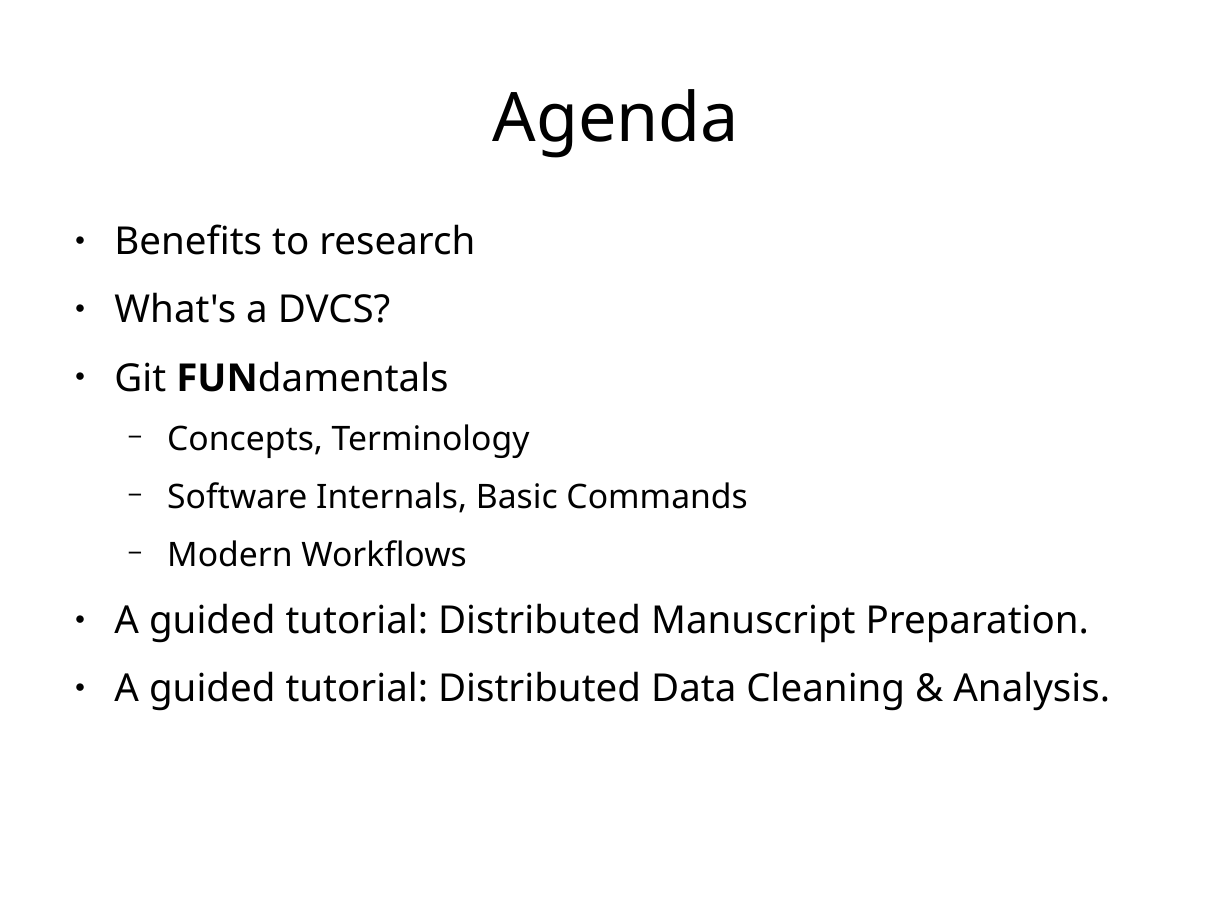
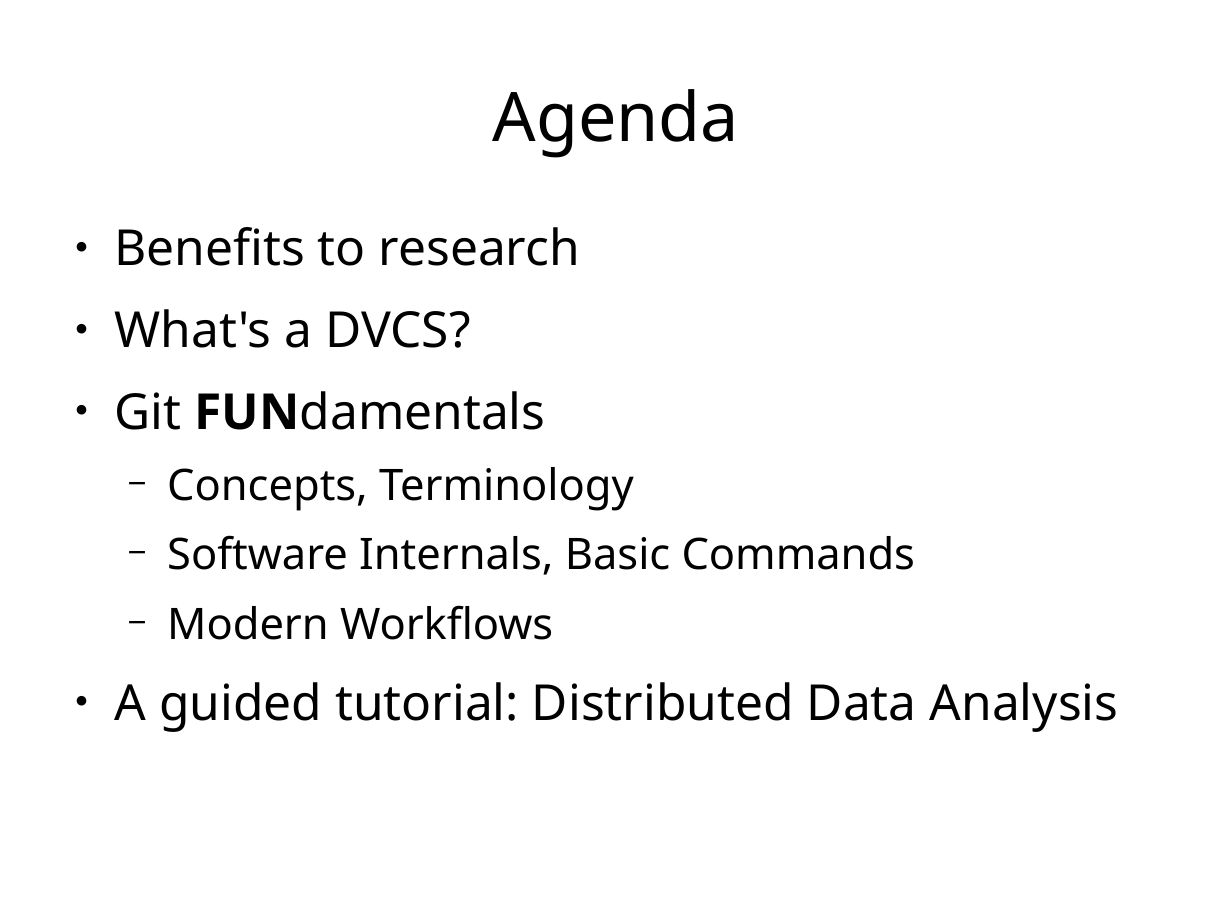
Before and after one commit to ethanwillis/git_presentation, a slide deck: slide 3 of git_presentation_slideshow.odp. Drawn at 1232x924 pixels with LibreOffice and Linux fonts; fonts in the diff are those of the drawing. Boxes give left, top, right and bottom in pixels: in the first picture for what was removed or moved away, otherwise in the second. Text is boxed around its words. In the diff, an @@ line names an element or a change of style, - is before the commit and + after.

Commit message:
Updated presenation with new slides about git fundamentals and a recap with terminology.
Added new images to the project as well for illustration purposes.

```diff
--- a/git_presentation_slideshow.odp
+++ b/git_presentation_slideshow.odp
@@ text at (114,227,916,640): size 24.8 to 32 pt in "Benefits to research", "What's a DVCS?", "Git FUNdamentals"; size 21.7 to 28 pt in "Concepts, Terminology", "Software Internals, Basic Commands", "Modern Workflows" @@
@@ text at (114,682,1119,732): text changed; size 24.8 to 32 pt @@
-● A guided tutorial: Distributed Manuscript Preparation.
-● A guided tutorial: Distributed Data Cleaning & Analysis.
+● A guided tutorial: Distributed Data Analysis
```
Also in this commit, not shown: 6 other slides changed, 17 slides added, 41 slides removed, 6 other files.
